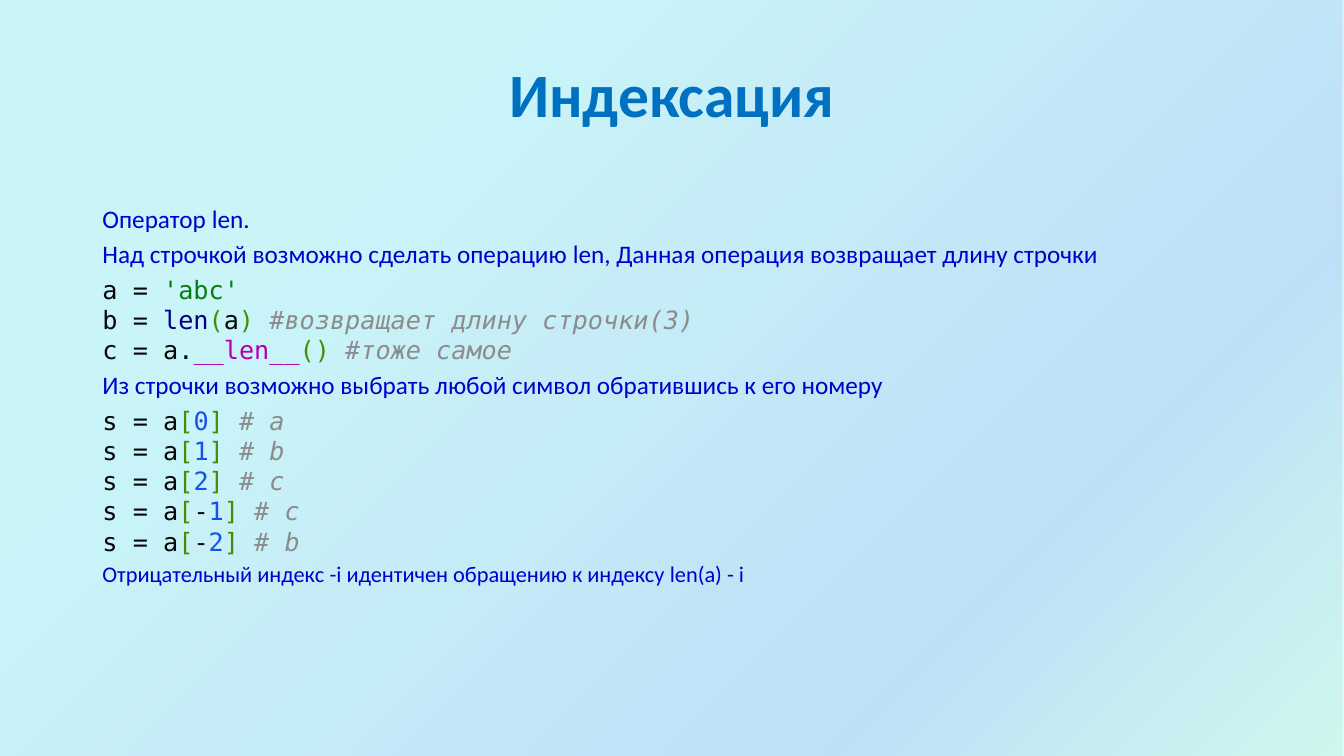
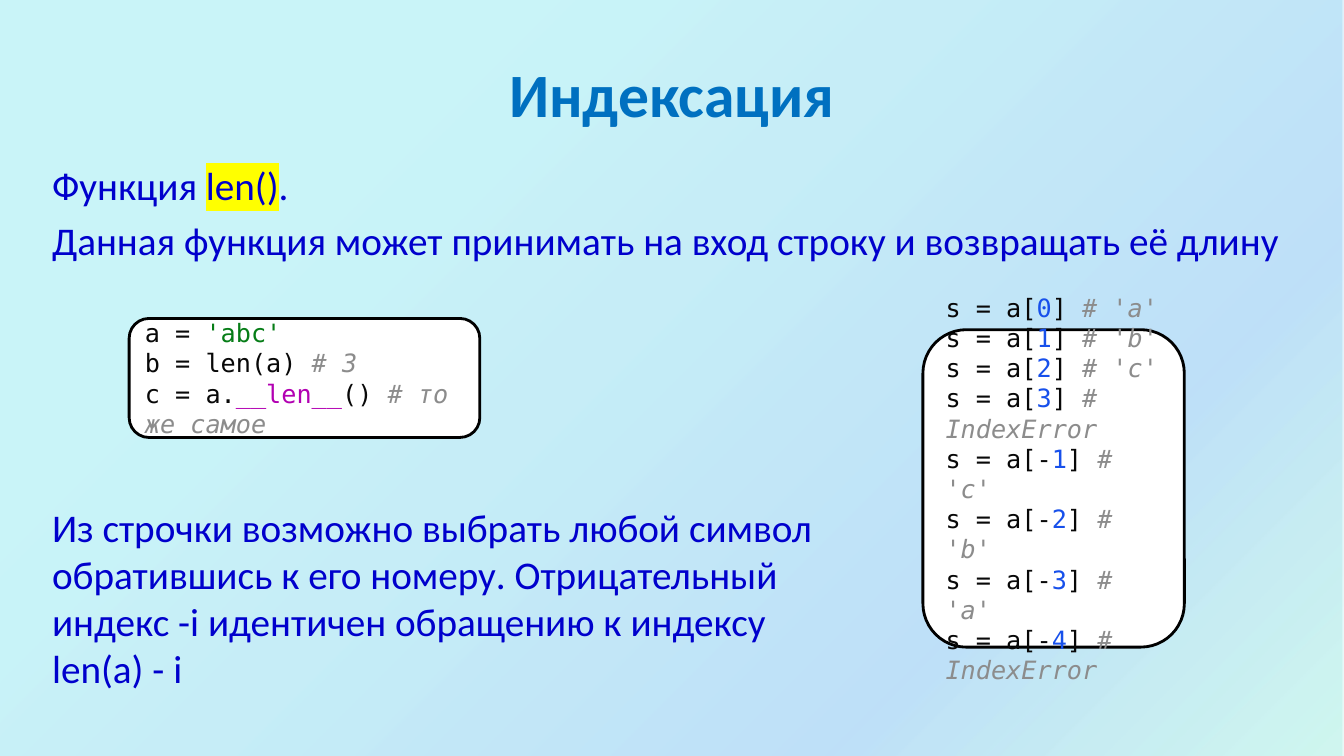
Before and after one commit to divorcehehehe/python, a slide deck: slide 12 of lesson01/Introduction.pptx. Drawn at 1344x756 pixels with LibreOffice and Linux fonts; fonts in the diff are those of the drawing; background and template pictures are left out. Boxes give left, top, right and bottom in pixels: in the first picture for what was removed or moved away, otherwise in the second. Text is boxed around its words. In the diff, an @@ line names an element or a change of style, - is before the commit and + after.

```diff
--- a/lesson01/Introduction.pptx
+++ b/lesson01/Introduction.pptx
@@ text at [52,167,1279,262]: text changed; size 18 to 28 pt @@
-Оператор len.
-Над строчкой возможно сделать операцию len, Данная операция возвращает длину строчки
-a = 'abc'
-b = len(a) #возвращает длину строчки(3)
-c = a.__len__() #тоже самое
-Из строчки возможно выбрать любой символ обратившись к его номеру
-s = a[0] # a
-s = a[1] # b
-s = a[2] # c
-s = a[-1] # c
-s = a[-2] # b
-Отрицательный индекс -i идентичен обращению к индексу len(a) - i
+Функция len().
+Данная функция может принимать на вход строку и возвращать её длину
@@ rounded rectangle added at [129,319,480,438], fill #FFFFFF, outline #000000 2 pt, 18 pt, text #080808 @@
+a = 'abc'
+b = len(a) # 3
+c = a.__len__() # то же самое
@@ rounded rectangle added at [924,330,1185,647], fill #FFFFFF, outline #000000 2 pt, 18 pt, text #8C8C8C @@
+s = a[0] # 'a'
+s = a[1] # 'b'
+s = a[2] # 'c'
+s = a[3] # IndexError
+s = a[-1] # 'c'
+s = a[-2] # 'b'
+s = a[-3] # 'a'
+s = a[-4] # IndexError
@@ text added at [52,515,812,689], 28 pt, text #0000CC @@
+Из строчки возможно выбрать любой символ обратившись к его номеру. Отрицательный индекс -i идентичен обращению к индексу len(a) - i
```
Also in this commit, not shown: 14 other slides changed, 1 slide added, 39 slides removed.
